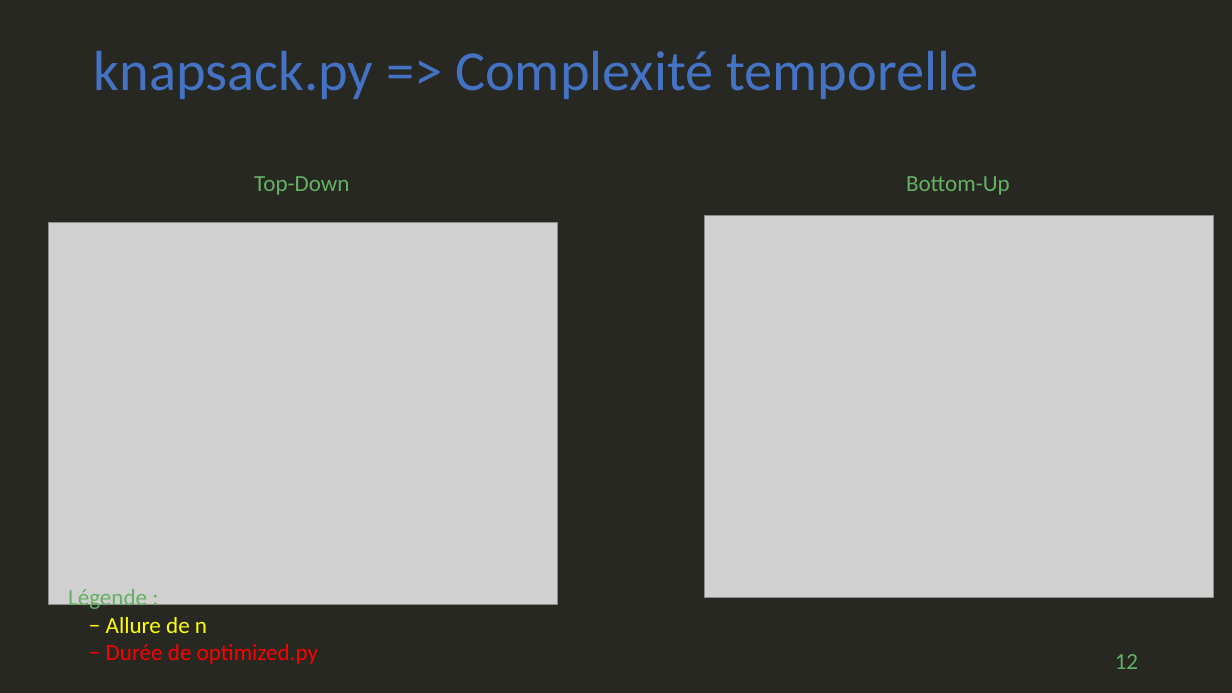
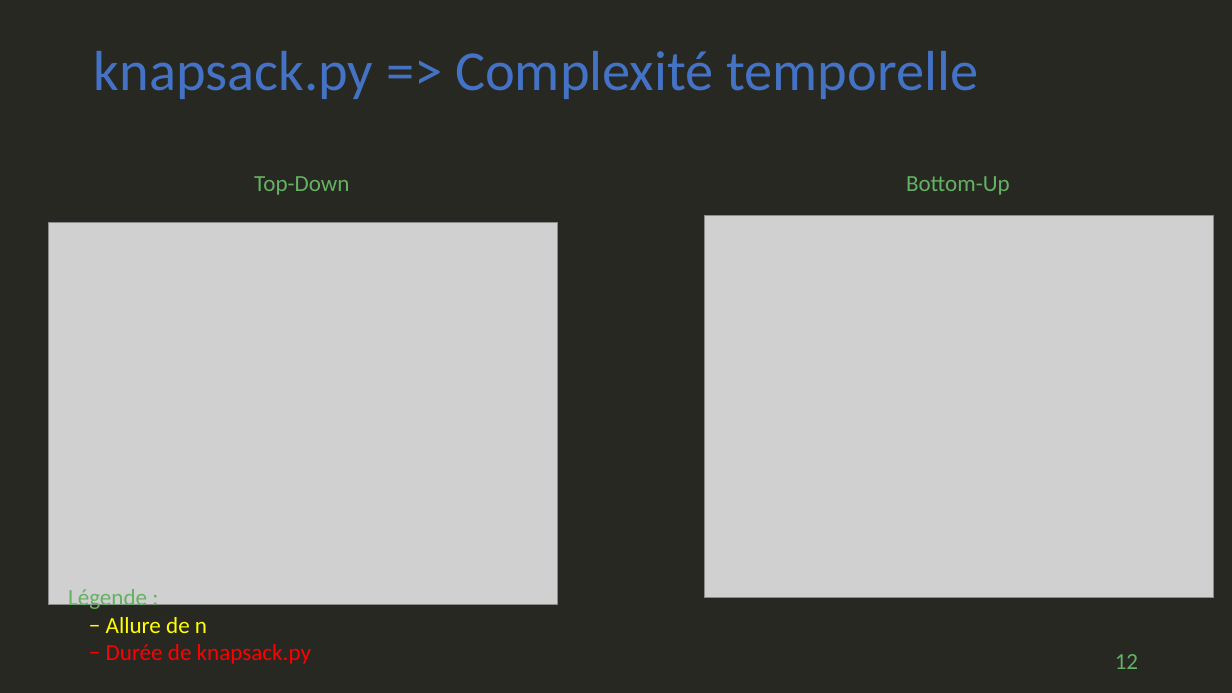
Before and after one commit to geoffrey-ll/OC_P07_Algorithmique, a slide deck: slide 12 of p07_slide.pptx. Drawn at 1232x693 pixels with LibreOffice and Linux fonts; fonts in the diff are those of the drawing; grey boxes stand for pictures. Boxes give left, top, right and bottom in pixels: in the first picture for what was removed or moved away, otherwise in the second. Text is boxed around its words. In the diff, an @@ line names an element or a change of style, - is before the commit and + after.

```diff
--- a/p07_slide.pptx
+++ b/p07_slide.pptx
@@ text at (106, 644, 311, 664): text changed @@
-− Durée de optimized.py
+− Durée de knapsack.py
```
Also in this commit, not shown: 1 other slide changed.
